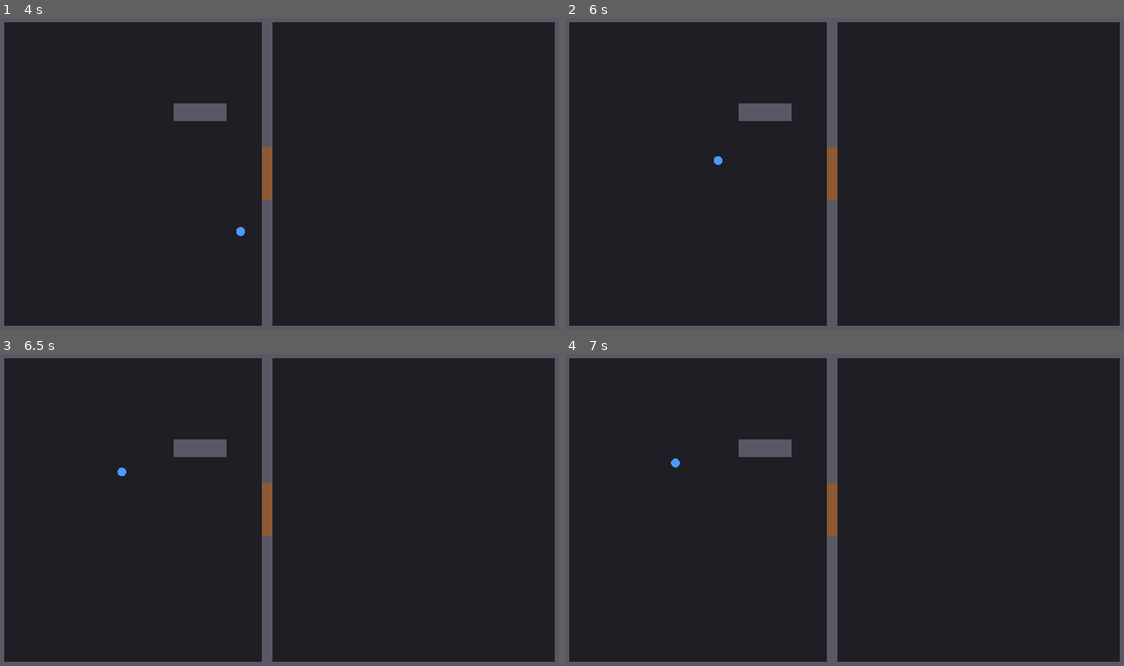
Above: before the commit, frames 1-4 (two rows, left to right).
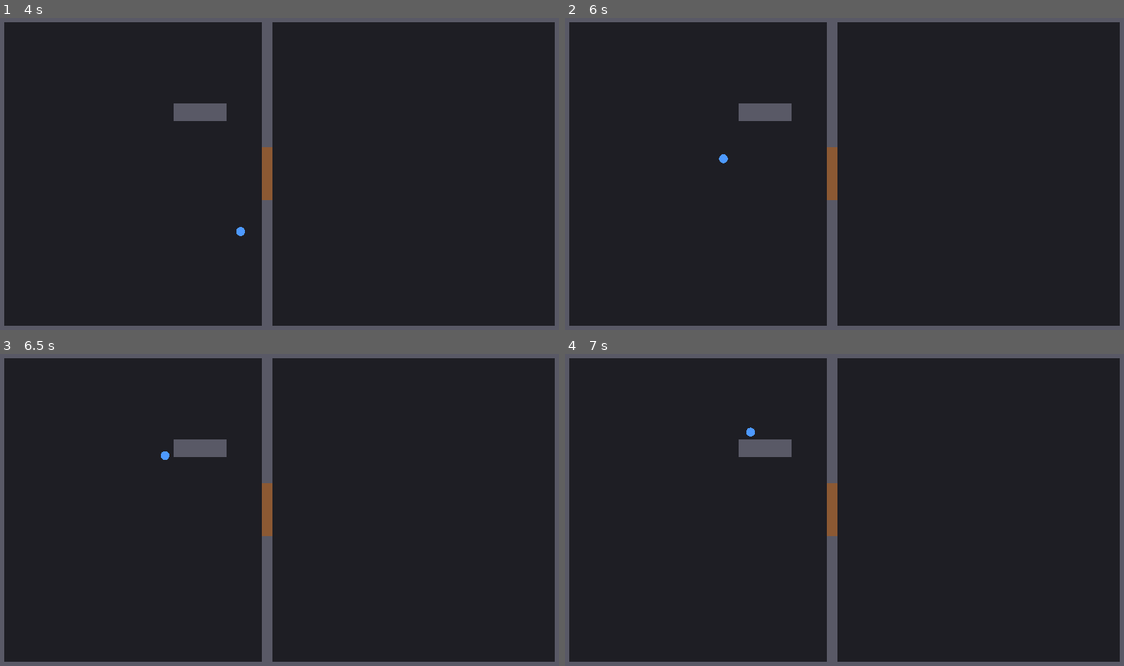
Above: after the commit, the same moments.

Repository: Brombilaa/game
Game: Godot game, scene res://scenes/exploration/test_room.tscn
The game is run twice, just before and just after one commit, with the same random seed, the same clock (stepped at 60 frames per second) and the same inputs.
Inputs (mouse positions are in pixels of both pictures, inside the frame that each line leads up to):
- Up to frame 1 (4 s): tap Enter at 0.5, 2 s; move the mouse to (402, 158) at 0.52 s; click (402, 158) at 0.67 s; tap Space at 1.25, 2.75 s; move the mouse to (167, 189) at 1.27 s; click (167, 189) at 1.42 s; move the mouse to (335, 105) at 2.02 s; click (335, 105) at 2.17 s; move the mouse to (251, 236) at 2.77 s; click (251, 236) at 2.92 s; move the mouse to (447, 220) at 3.52 s; click (447, 220) at 3.67 s
- Up to frame 2 (6 s): move the mouse to (676, 127) at 4.27 s; click (676, 127) at 4.42 s; move the mouse to (872, 174) at 5.02 s; click (872, 174) at 5.17 s; move the mouse to (760, 96) at 5.77 s; click (760, 96) at 5.92 s
- Up to frame 3 (6.5 s): no input
- Up to frame 4 (7 s): move the mouse to (967, 494) at 6.52 s; click (967, 494) at 6.67 s

Frame 1 is identical in both runs. In frame 2, less than 0.1% of the frame differs, in the area x 26-30%, y 43-48%; in frame 3, less than 0.1%; in frame 4, less than 0.1%, in the area x 18-34%, y 23-37%.

Commit message:
Adiciona pathfinding por grafo de visibilidade na sala de teste
Co-Authored-By: Claude Sonnet 5.5 <noreply@anthropic.com>
Claude-Session: https://claude.ai/code/session_01EDsCLB4JciZbZJAbxSko7u

Diff:
--- /dev/null
+++ b/scripts/exploration/pathfinder.gd
@@ -0,0 +1,76 @@
+class_name Pathfinder
+extends RefCounted
+# Pathfinding sem grade: grafo de visibilidade sobre os cantos dos obstáculos inflados
+# pelo raio do personagem, com A* (AStar2D). Rotas em qualquer ângulo, desviando de paredes.
+
+const CORNER_MARGIN := 1.5
+
+
+# Retorna os pontos da rota, começando em `from`. Vazio se `from` ou `to` estiverem
+# bloqueados ou se não houver caminho (destino inacessível).
+func find_path(from: Vector2, to: Vector2, obstacles: Array[Rect2], radius: float) -> PackedVector2Array:
+	var blocks: Array[Rect2] = []
+	for o in obstacles:
+		blocks.append(o.grow(radius))
+	if _point_blocked(from, blocks) or _point_blocked(to, blocks):
+		return PackedVector2Array()
+
+	var astar := AStar2D.new()
+	astar.add_point(0, from)
+	astar.add_point(1, to)
+	var next_id := 2
+	for o in obstacles:
+		var c := o.grow(radius + CORNER_MARGIN)
+		var corners := [c.position, Vector2(c.end.x, c.position.y), c.end, Vector2(c.position.x, c.end.y)]
+		for corner in corners:
+			if not _point_blocked(corner, blocks):
+				astar.add_point(next_id, corner)
+				next_id += 1
+
+	var ids := astar.get_point_ids()
+	for i in ids.size():
+		for j in range(i + 1, ids.size()):
+			if not _segment_blocked(astar.get_point_position(ids[i]), astar.get_point_position(ids[j]), blocks):
+				astar.connect_points(ids[i], ids[j])
+	return astar.get_point_path(0, 1)
+
+
+func _point_blocked(p: Vector2, blocks: Array[Rect2]) -> bool:
+	for b in blocks:
+		if b.has_point(p):
+			return true
+	return false
+
+
+func _segment_blocked(a: Vector2, b: Vector2, blocks: Array[Rect2]) -> bool:
+	for r in blocks:
+		if _segment_crosses_rect(a, b, r):
+			return true
+	return false
+
+
+# Liang-Barsky: true se o segmento atravessa o interior do retângulo.
+# Encostar na borda ou passar por um canto não conta como bloqueio.
+func _segment_crosses_rect(a: Vector2, b: Vector2, r: Rect2) -> bool:
+	var d := b - a
+	var p := [-d.x, d.x, -d.y, d.y]
+	var q := [a.x - r.position.x, r.end.x - a.x, a.y - r.position.y, r.end.y - a.y]
+	var t0 := 0.0
+	var t1 := 1.0
+	for i in 4:
+		var pv: float = p[i]
+		var qv: float = q[i]
+		if is_zero_approx(pv):
+			if qv <= 0.0:
+				return false
+		else:
+			var t := qv / pv
+			if pv < 0.0:
+				if t > t1:
+					return false
+				t0 = maxf(t0, t)
+			else:
+				if t < t0:
+					return false
+				t1 = minf(t1, t)
+	return t0 < t1
--- a/scripts/exploration/test_room.gd
+++ b/scripts/exploration/test_room.gd
@@ -1,6 +1,6 @@
 extends Node2D
 # Sala de teste da exploração: clique para mover e uma porta.
-# Sem pathfinding ainda: a rota é reta e cliques com rota que cruza obstáculo são recusados.
+# A rota contorna obstáculos via Pathfinder; destino inacessível é ignorado.
 
 const SPEED := 180.0
 const PLAYER_RADIUS := 10.0
@@ -18,9 +18,10 @@
 var door := Rect2(600, 300, 24, 120)
 
 var player_pos := Vector2(160, 360)
-var target := Vector2(160, 360)
+var path := PackedVector2Array()
 var pending_door := false
 var door_open := false
+var pathfinder := Pathfinder.new()
 
 
 func _unhandled_input(event: InputEvent) -> void:
@@ -30,37 +31,34 @@
 
 
 func _order_move(click: Vector2) -> void:
-	pending_door = false
+	var wants_door := false
 	if not door_open and door.grow(12).has_point(click):
 		# Clique na porta: andar até o lado em que o personagem está e abrir ao chegar.
 		var stand_x := door.position.x - PLAYER_RADIUS - STAND_OFFSET if player_pos.x < door.get_center().x else door.end.x + PLAYER_RADIUS + STAND_OFFSET
 		click = Vector2(stand_x, door.get_center().y)
-		pending_door = true
-	elif _is_blocked(click):
+		wants_door = true
+	var new_path := pathfinder.find_path(player_pos, click, _obstacles(), PLAYER_RADIUS)
+	if new_path.is_empty():
 		return  # destino inacessível
-	if _segment_blocked(player_pos, click):
-		return  # rota reta cruza obstáculo; pathfinding ainda não implementado
-	target = click
+	# Novo destino cancela a interação pendente e recalcula a rota.
+	pending_door = wants_door
+	path = new_path
+	path.remove_at(0)
 
 
-func _is_blocked(p: Vector2) -> bool:
-	for w in walls:
-		if w.has_point(p):
-			return true
-	return not door_open and door.has_point(p)
-
-
-func _segment_blocked(a: Vector2, b: Vector2) -> bool:
-	var steps := int(a.distance_to(b) / 4.0) + 1
-	for i in range(1, steps + 1):
-		if _is_blocked(a.lerp(b, float(i) / steps)):
-			return true
-	return false
+func _obstacles() -> Array[Rect2]:
+	var obstacles: Array[Rect2] = []
+	obstacles.append_array(walls)
+	if not door_open:
+		obstacles.append(door)
+	return obstacles
 
 
 func _process(delta: float) -> void:
-	if player_pos.distance_to(target) > 1.0:
-		player_pos = player_pos.move_toward(target, SPEED * delta)
+	if not path.is_empty():
+		player_pos = player_pos.move_toward(path[0], SPEED * delta)
+		if player_pos.is_equal_approx(path[0]):
+			path.remove_at(0)
 		queue_redraw()
 	elif pending_door:
 		pending_door = false
--- /dev/null
+++ b/tests/test_pathfinder.gd
@@ -0,0 +1,41 @@
+extends SceneTree
+# Teste headless do Pathfinder. Rodar com:
+#   godot --headless --path . -s tests/test_pathfinder.gd
+
+var failures := 0
+
+
+func _init() -> void:
+	var pf := Pathfinder.new()
+	var wall: Array[Rect2] = [Rect2(100, 0, 20, 200)]
+	var radius := 5.0
+
+	# Sem obstáculo no caminho: rota reta.
+	var direct := pf.find_path(Vector2(10, 300), Vector2(300, 300), wall, radius)
+	_check(direct.size() == 2, "rota livre tem 2 pontos")
+
+	# Parede no meio: a rota contorna pela ponta da parede.
+	var around := pf.find_path(Vector2(50, 100), Vector2(200, 100), wall, radius)
+	_check(around.size() >= 3, "contorna a parede")
+	_check(around.size() > 0 and around[around.size() - 1] == Vector2(200, 100), "termina no destino")
+
+	# Destino dentro da parede: inacessível.
+	_check(pf.find_path(Vector2(50, 100), Vector2(110, 100), wall, radius).is_empty(), "destino na parede é inacessível")
+
+	# Destino cercado por quatro paredes: sem caminho.
+	var box: Array[Rect2] = [
+		Rect2(150, 50, 10, 100), Rect2(240, 50, 10, 100),
+		Rect2(150, 50, 100, 10), Rect2(150, 140, 100, 10),
+	]
+	_check(pf.find_path(Vector2(10, 100), Vector2(200, 100), box, radius).is_empty(), "destino cercado é inacessível")
+
+	print("Falhas: %d" % failures)
+	quit(1 if failures > 0 else 0)
+
+
+func _check(ok: bool, name: String) -> void:
+	if ok:
+		print("ok   - ", name)
+	else:
+		failures += 1
+		print("FAIL - ", name)
Not shown, removed: tests/.gitkeep
